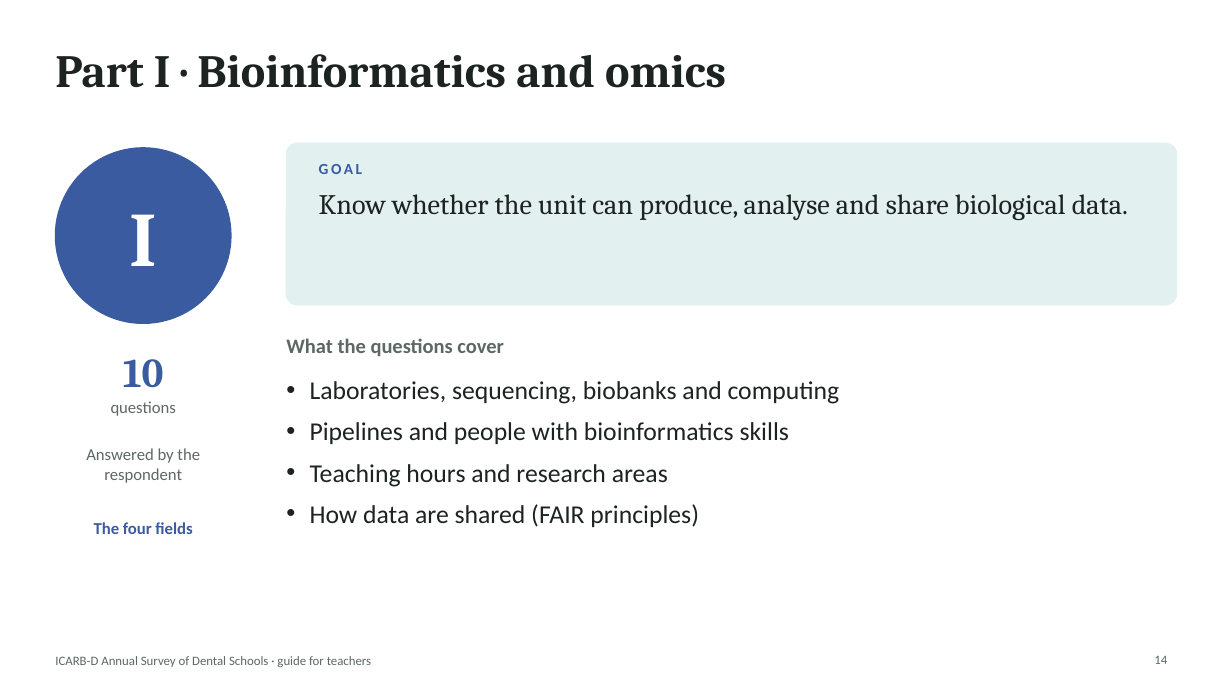
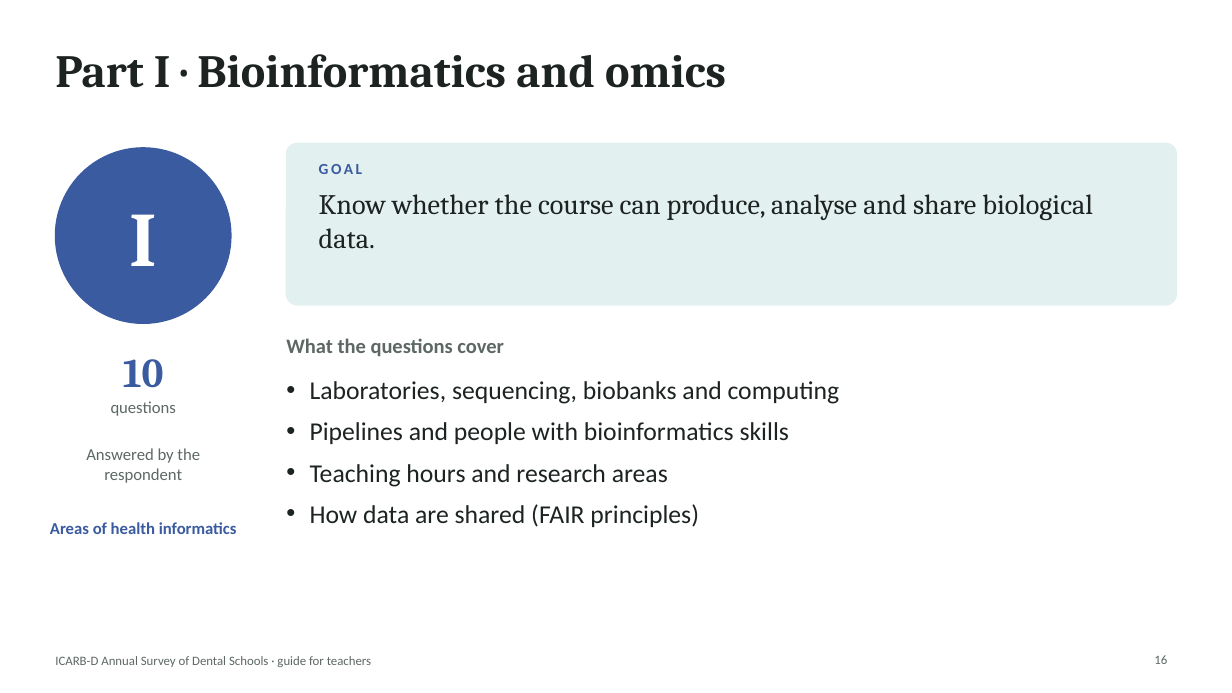
Before and after one commit to igoralves1/AI-assessment-DS-2026, a slide deck: slide 16 of public/downloads/ICARB-D-Survey-Teacher-Slides.pptx (slide 14 before the commit). Drawn at 1232x693 pixels with LibreOffice and Linux fonts; fonts in the diff are those of the drawing. Boxes give left, top, right and bottom in pixels: in the first picture for what was removed or moved away, otherwise in the second. Text is boxed around its words. In the diff, an @@ line names an element or a change of style, - is before the commit and + after.

Commit message:
Benchmark of health informatics maturity, answered by course directors
- Main goal: a 0-100 benchmark per US dental school; key questions include which university could best use a grant; comparisons are secondary
- Health informatics is the umbrella: information systems, AI, robotics and digital dentistry, bioinformatics, software development for health
- New software development items (G13-G16, domain SWD) and self-ratings M12-M13
- University -> departments -> courses: each course director answers for their course; school-wide and department forms removed (A17)
- Analysis: benchmark, area and funding readiness indices; course -> department -> school roll-up
- Guide, Word/PDF questionnaire, README and teacher slides updated (version 3.0.0)

```diff
--- a/public/downloads/ICARB-D-Survey-Teacher-Slides.pptx
+++ b/public/downloads/ICARB-D-Survey-Teacher-Slides.pptx
@@ text at <box>319,194,1093,249</box>: text changed @@
-Know whether the unit can produce, analyse and share biological data.
+Know whether the course can produce, analyse and share biological data.
@@ text at <box>50,522,237,534</box>: text changed @@
-The four fields
+Areas of health informatics
@@ page number at <box>1154,655,1167,664</box>: text changed @@
-14
+16
```
Also in this commit, not shown: 12 other slides changed, 4 slides added, 1 slide removed, 15 other files.
